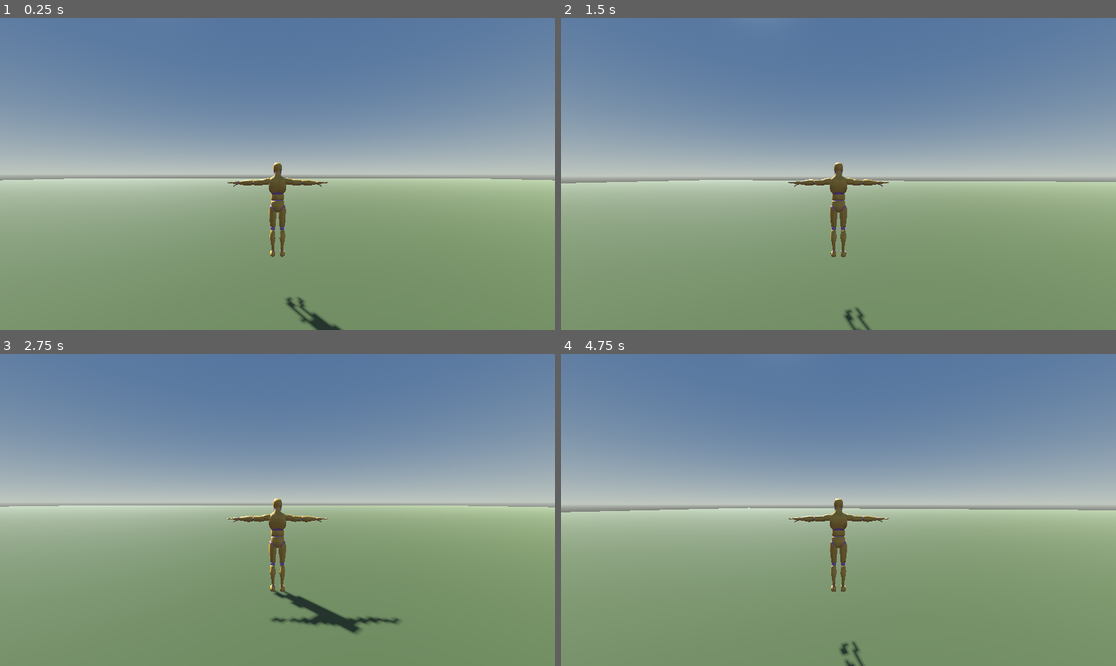
Above: before the commit, frames 1-4 (two rows, left to right).
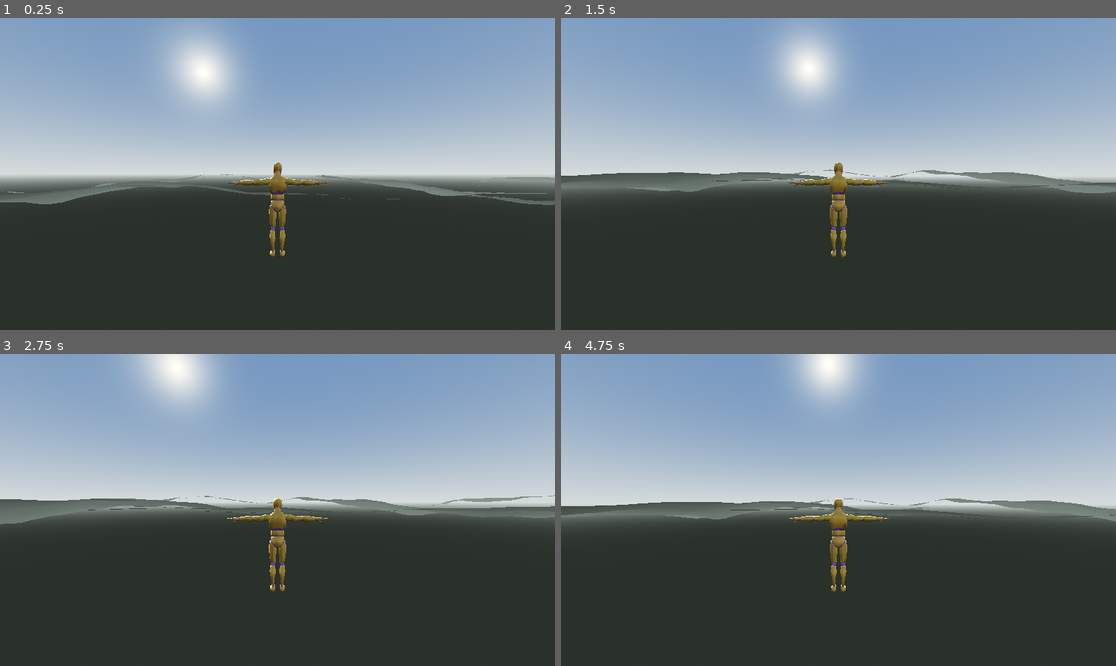
Above: after the commit, the same moments.

Repository: mertvergili-blip/vikingr-godot-game
Game: Godot game, scene res://scenes/main.tscn
Two runs of this game, one before a commit and one after it. Both use one fixed random seed, a clock stepped at 60 frames per second and the inputs below.
Inputs (mouse positions are in pixels of both pictures, inside the frame that each line leads up to):
- Up to frame 1 (0.25 s): no input
- Up to frame 2 (1.5 s): move the mouse to (866, 174) at 0.52 s; hold W (move_forward) from 0.53 s (still down); tap Space (jump) at 0.77 s; move the mouse to (810, 174) at 1.27 s
- Up to frame 3 (2.75 s): keep holding W (move_forward); tap Space (jump) at 1.52 s; move the mouse to (288, 503) at 2.02 s
- Up to frame 4 (4.75 s): keep holding W (move_forward); move the mouse to (832, 516) at 2.77 s; tap Space (jump) at 3.02, 3.77, 4.52 s; move the mouse to (877, 513) at 3.52 s; move the mouse to (794, 506) at 4.27 s

The runs differ from the first frame. In frame 1, 99% of the frame differs, in the area x 0-100%, y 0-100%; in frame 2, 100%; in frame 3, 99%; in frame 4, 100%.

Commit message:
Wire procedural terrain and day/night cycle into the main scene
Replaces the flat ground plane with the noise-based island terrain
(trimesh collision generated from the visual mesh, since scaled
collision shapes are unreliable) and attaches the sun cycle script to
the directional light. Environment gains ACES tonemapping, aerial
perspective and softer fog tuned from the official Godot sky demos.
Volumetric fog was deliberately skipped: the web export runs on the
Compatibility renderer, which doesn't support it.

Diff:
--- a/scenes/main.tscn
+++ b/scenes/main.tscn
@@ -1,12 +1,14 @@
-[gd_scene load_steps=8 format=3]
+[gd_scene load_steps=7 format=3]
 
 [ext_resource type="PackedScene" path="res://scenes/player.tscn" id="1"]
+[ext_resource type="Script" path="res://scripts/terrain.gd" id="2"]
+[ext_resource type="Script" path="res://scripts/day_night_cycle.gd" id="3"]
 
 [sub_resource type="ProceduralSkyMaterial" id="ProceduralSkyMaterial_1"]
-sky_top_color = Color(0.32, 0.45, 0.62, 1)
-sky_horizon_color = Color(0.75, 0.78, 0.75, 1)
-ground_bottom_color = Color(0.25, 0.25, 0.22, 1)
-ground_horizon_color = Color(0.75, 0.78, 0.75, 1)
+sky_top_color = Color(0.36, 0.46, 0.6, 1)
+sky_horizon_color = Color(0.68, 0.71, 0.71, 1)
+ground_bottom_color = Color(0.2, 0.22, 0.2, 1)
+ground_horizon_color = Color(0.68, 0.71, 0.71, 1)
 
 [sub_resource type="Sky" id="Sky_1"]
 sky_material = SubResource("ProceduralSkyMaterial_1")
@@ -16,38 +18,28 @@
 sky = SubResource("Sky_1")
 ambient_light_source = 3
 ambient_light_sky_contribution = 1.0
+tonemap_mode = 3
 fog_enabled = true
-fog_light_color = Color(0.7, 0.75, 0.72, 1)
-fog_density = 0.005
-
-[sub_resource type="PlaneMesh" id="PlaneMesh_1"]
-size = Vector2(200, 200)
-
-[sub_resource type="StandardMaterial3D" id="StandardMaterial3D_1"]
-albedo_color = Color(0.32, 0.38, 0.2, 1)
-roughness = 0.9
-
-[sub_resource type="BoxShape3D" id="BoxShape3D_1"]
-size = Vector3(200, 1, 200)
+fog_light_color = Color(0.65, 0.7, 0.68, 1)
+fog_density = 0.004
+fog_aerial_perspective = 0.5
+fog_sky_affect = 0.25
 
 [node name="Main" type="Node3D"]
 
 [node name="WorldEnvironment" type="WorldEnvironment" parent="."]
 environment = SubResource("Environment_1")
 
-[node name="DirectionalLight3D" type="DirectionalLight3D" parent="."]
-transform = Transform3D(0.8213938, -0.4045085, 0.4013476, 0, 0.7044160, 0.7098041, -0.5704481, -0.5830956, 0.5786479, 0, 8, 0)
+[node name="Sun" type="DirectionalLight3D" parent="."]
 shadow_enabled = true
+script = ExtResource("3")
 
-[node name="Ground" type="StaticBody3D" parent="."]
+[node name="Terrain" type="StaticBody3D" parent="."]
+script = ExtResource("2")
 
-[node name="MeshInstance3D" type="MeshInstance3D" parent="Ground"]
-mesh = SubResource("PlaneMesh_1")
-surface_material_override/0 = SubResource("StandardMaterial3D_1")
+[node name="MeshInstance3D" type="MeshInstance3D" parent="Terrain"]
 
-[node name="CollisionShape3D" type="CollisionShape3D" parent="Ground"]
-position = Vector3(0, -0.5, 0)
-shape = SubResource("BoxShape3D_1")
+[node name="CollisionShape3D" type="CollisionShape3D" parent="Terrain"]
 
 [node name="Player" parent="." instance=ExtResource("1")]
-position = Vector3(0, 1, 5)
+position = Vector3(0, 3, 5)
--- a/scripts/terrain.gd
+++ b/scripts/terrain.gd
@@ -65,12 +65,8 @@
 	material.albedo_color = Color(0.33, 0.4, 0.21)
 	material.roughness = 0.95
 
-	mesh_instance.mesh = st.commit()
+	var mesh := st.commit()
+	mesh_instance.mesh = mesh
 	mesh_instance.material_override = material
 
-	var shape := HeightMapShape3D.new()
-	shape.map_width = verts_per_side
-	shape.map_depth = verts_per_side
-	shape.map_data = heights
-	collision_shape.shape = shape
-	collision_shape.scale = Vector3(step, 1.0, step)
+	collision_shape.shape = mesh.create_trimesh_shape()
